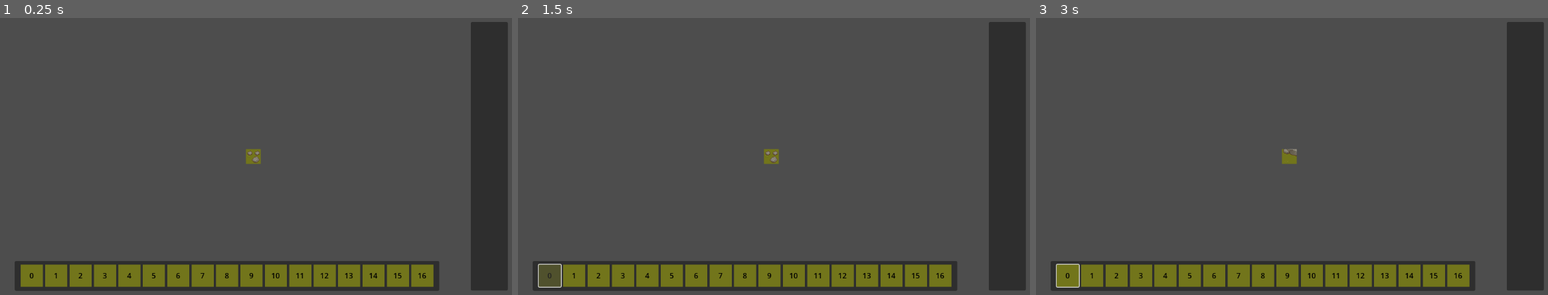
Above: before the commit, frames 1-3 (left to right).
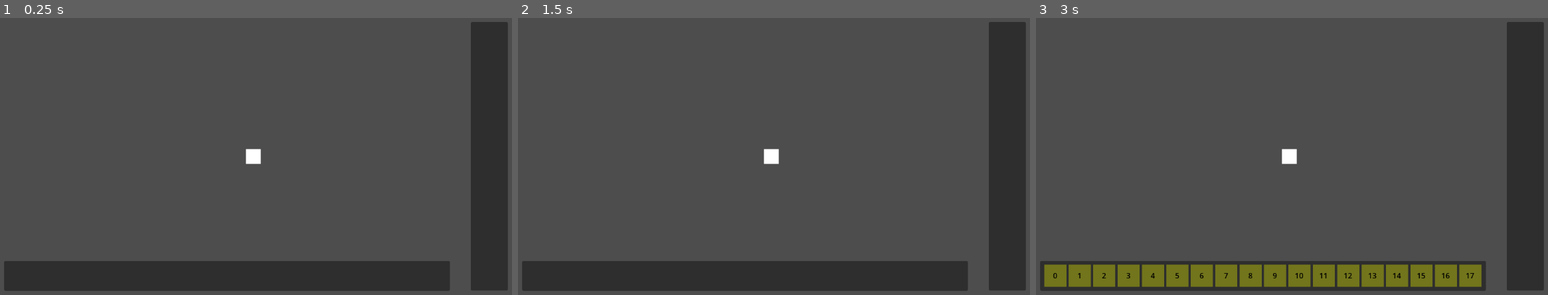
Above: after the commit, the same moments.

Repository: Sketh14/WaveFuncCollapse
Game: Godot game, scene res://Scenes/Main01.tscn
Same seed, same stepped clock (60 frames per second), same inputs: the game is played once before the commit and once after it.
Inputs (mouse positions are in pixels of both pictures, inside the frame that each line leads up to):
- Up to frame 1 (0.25 s): no input
- Up to frame 2 (1.5 s): click (548, 275) at 0.52 s; click (548, 275) at 1.27 s
- Up to frame 3 (3 s): click (1066, 275) at 2.02 s; tap Enter at 2.75 s; move the mouse to (1286, 156) at 2.77 s; press the mouse at (1286, 156) at 2.78 s

The runs differ from the first frame. In frame 1, 6.6% of the frame differs, in the area x 0-88%, y 47-99%; in frame 2, 6.7%; in frame 3, 2.3%.

Commit message:
SuperTile Logic Change | Action added | TilePanelComtroller changes
- SuperTileController
	(-) Fetchin TilepanelController at the start, to trigger set_tiles later
- Added action Left Mouse button click detection and handling according to that
- TilepanelController
	(-) Getting gridDimension and caching it
	(-) Passing tile Co-Ords along with tileIndex to SetTile of WaveFunctionCollapse
	(-) Made function to set UI tiles in the tilePanelHolder
	(-) Also made function to turn all tiles UI to false

Diff:
--- a/Prefab/Tile/Empty_TilePrefab.tscn
+++ b/Prefab/Tile/Empty_TilePrefab.tscn
@@ -5,7 +5,7 @@
 [ext_resource type="Script" path="res://Scripts/TileControls/TileSocket.gd" id="3_lxan5"]
 [ext_resource type="Shape2D" uid="uid://cfglgyum6mooq" path="res://CollisionShapes/TileColShape2D.tres" id="4_ho5gy"]
 
-[node name="TilePrefab" type="Node2D" node_paths=PackedStringArray("socketContainer")]
+[node name="Empty_TilePrefab" type="Node2D" node_paths=PackedStringArray("socketContainer")]
 script = ExtResource("1_iax72")
 socketContainer = NodePath("Socket")
 
--- a/Scenes/Main01.tscn
+++ b/Scenes/Main01.tscn
@@ -33,7 +33,7 @@
 
 [node name="TilePrefabsContainer" type="Node" parent="."]
 
-[node name="TilePrefab" parent="TilePrefabsContainer" instance=ExtResource("1_ng7v5")]
+[node name="Empty_TilePrefab" parent="TilePrefabsContainer" instance=ExtResource("1_ng7v5")]
 visible = false
 
 [node name="Big_Rock" type="Node" parent="TilePrefabsContainer"]
@@ -101,7 +101,7 @@
 
 [node name="WaveFunctionCollapse" type="Node" parent="." node_paths=PackedStringArray("tilePrefabsList", "tileHolder")]
 script = ExtResource("1_427g2")
-tilePrefabsList = [NodePath("../TilePrefabsContainer/Big_Roc …(950 unchanged characters)… b2"), NodePath("../TilePrefabsContainer/TilePrefab")]
+tilePrefabsList = [NodePath("../TilePrefabsContainer/Big_Roc …(950 unchanged characters)… b2"), NodePath("../TilePrefabsContainer/Empty_TilePrefab")]
 gridDimension = Vector2i(4, 4)
 tileHolder = NodePath("../TileHolder")
 
@@ -109,9 +109,9 @@
 
 [node name="PlaceHolderTile_Panel" type="Panel" parent="MainCanvasLayer"]
 anchors_preset = -1
-anchor_left = 0.05
+anchor_left = 0.03
 anchor_top = 0.85
-anchor_right = 0.85
+anchor_right = 0.87
 anchor_bottom = 0.95
 offset_bottom = -6.10352e-05
 script = ExtResource("21_w75fi")
@@ -128,74 +128,96 @@
 grow_horizontal = 2
 grow_vertical = 2
 theme_override_constants/h_separation = 5
-columns = 17
+columns = 18
 
 [node name="PlaceHolderTile_0" parent="MainCanvasLayer/PlaceHolderTile_Panel/GridContainer" instance=ExtResource("19_qebm0")]
+visible = false
 layout_mode = 2
 
 [node name="PlaceHolderTile_1" parent="MainCanvasLayer/PlaceHolderTile_Panel/GridContainer" instance=ExtResource("19_qebm0")]
+visible = false
 layout_mode = 2
 tileIndex = 1
 
 [node name="PlaceHolderTile_2" parent="MainCanvasLayer/PlaceHolderTile_Panel/GridContainer" instance=ExtResource("19_qebm0")]
+visible = false
 layout_mode = 2
 tileIndex = 2
 
 [node name="PlaceHolderTile_3" parent="MainCanvasLayer/PlaceHolderTile_Panel/GridContainer" instance=ExtResource("19_qebm0")]
+visible = false
 layout_mode = 2
 tileIndex = 3
 
 [node name="PlaceHolderTile_4" parent="MainCanvasLayer/PlaceHolderTile_Panel/GridContainer" instance=ExtResource("19_qebm0")]
+visible = false
 layout_mode = 2
 tileIndex = 4
 
 [node name="PlaceHolderTile_5" parent="MainCanvasLayer/PlaceHolderTile_Panel/GridContainer" instance=ExtResource("19_qebm0")]
+visible = false
 layout_mode = 2
 tileIndex = 5
 
 [node name="PlaceHolderTile_6" parent="MainCanvasLayer/PlaceHolderTile_Panel/GridContainer" instance=ExtResource("19_qebm0")]
+visible = false
 layout_mode = 2
 tileIndex = 6
 
 [node name="PlaceHolderTile_7" parent="MainCanvasLayer/PlaceHolderTile_Panel/GridContainer" instance=ExtResource("19_qebm0")]
+visible = false
 layout_mode = 2
 tileIndex = 7
 
 [node name="PlaceHolderTile_8" parent="MainCanvasLayer/PlaceHolderTile_Panel/GridContainer" instance=ExtResource("19_qebm0")]
+visible = false
 layout_mode = 2
 tileIndex = 8
 
 [node name="PlaceHolderTile_9" parent="MainCanvasLayer/PlaceHolderTile_Panel/GridContainer" instance=ExtResource("19_qebm0")]
+visible = false
 layout_mode = 2
 tileIndex = 9
 
 [node name="PlaceHolderTile_10" parent="MainCanvasLayer/PlaceHolderTile_Panel/GridContainer" instance=ExtResource("19_qebm0")]
+visible = false
 layout_mode = 2
 tileIndex = 10
 
 [node name="PlaceHolderTile_11" parent="MainCanvasLayer/PlaceHolderTile_Panel/GridContainer" instance=ExtResource("19_qebm0")]
+visible = false
 layout_mode = 2
 tileIndex = 11
 
 [node name="PlaceHolderTile_12" parent="MainCanvasLayer/PlaceHolderTile_Panel/GridContainer" instance=ExtResource("19_qebm0")]
+visible = false
 layout_mode = 2
 tileIndex = 12
 
 [node name="PlaceHolderTile_13" parent="MainCanvasLayer/PlaceHolderTile_Panel/GridContainer" instance=ExtResource("19_qebm0")]
+visible = false
 layout_mode = 2
 tileIndex = 13
 
 [node name="PlaceHolderTile_14" parent="MainCanvasLayer/PlaceHolderTile_Panel/GridContainer" instance=ExtResource("19_qebm0")]
+visible = false
 layout_mode = 2
 tileIndex = 14
 
 [node name="PlaceHolderTile_15" parent="MainCanvasLayer/PlaceHolderTile_Panel/GridContainer" instance=ExtResource("19_qebm0")]
+visible = false
 layout_mode = 2
 tileIndex = 15
 
 [node name="PlaceHolderTile_16" parent="MainCanvasLayer/PlaceHolderTile_Panel/GridContainer" instance=ExtResource("19_qebm0")]
+visible = false
 layout_mode = 2
 tileIndex = 16
+
+[node name="PlaceHolderTile_" parent="MainCanvasLayer/PlaceHolderTile_Panel/GridContainer" instance=ExtResource("19_qebm0")]
+visible = false
+layout_mode = 2
+tileIndex = 17
 
 [node name="Side_Panel" type="Panel" parent="MainCanvasLayer"]
 anchors_preset = -1
--- a/Scripts/Controllers/SuperTileController.gd
+++ b/Scripts/Controllers/SuperTileController.gd
@@ -1,11 +1,18 @@
 extends Node2D
 
-var superTileIndex : int
+@export var superTileIndex : int
+
+var tilePanelController = null
+var tilePanelControllerPath = "Main01/MainCanvasLayer/PlaceHolderTile_Panel"
 
 # Called when the node enters the scene tree for the first time.
 func _ready():
-	pass # Replace with function body.
+	tilePanelController = get_tree().get_root().get_node(tilePanelControllerPath)
+	if (tilePanelController == null):
+		print("Tile Panel Controller Not Found")
 
 func _on_area_2d_input_event(_viewport:Node, event:InputEvent, _shape_idx:int):
-	if (event is InputEventMouseButton):
-		print("Mouse button detected")
+	if (event is InputEventMouseButton && event.is_action_pressed("Clicked")):
+		tilePanelController.selectedSuperTileIndex = superTileIndex
+		tilePanelController.set_tiles_in_panel_from_list()
+		print("Set Super Tile index : ", superTileIndex)
--- a/Scripts/TileControls/TileSocket.gd
+++ b/Scripts/TileControls/TileSocket.gd
@@ -46,7 +46,7 @@
 #     @export var negY : Array[int]
 
 func _on_area_2d_input_event(_viewport:Node, event:InputEvent, _shape_idx:int):
-	if (!_selected && (event is InputEventMouseButton)):
+	if (!_selected && (event is InputEventMouseButton) && event.is_action_pressed("Clicked")):
 		_selected = true
 		if (_wave_function_handler != null):
 			_wave_function_handler.SetTile(coOrdX, coOrdY, index)
--- a/Scripts/UI/PlaceHolderTileController.gd
+++ b/Scripts/UI/PlaceHolderTileController.gd
@@ -10,6 +10,8 @@
 func _ready():
 	tileLabel.text = str(tileIndex)
 	tilePanelController = get_tree().get_root().get_node(tilePanelControllerPath)
+	if (tilePanelController == null):
+		print("Tile Panel Controller Not Found")
 
 func _on_button_pressed():
 	print("Button Pressed : ", tileIndex)
--- a/Scripts/UI/TilePanelController.gd
+++ b/Scripts/UI/TilePanelController.gd
@@ -3,12 +3,44 @@
 var selectedSuperTileIndex : int
 var placeholderTileInde : int
 
+var tiles_grid_container
+
+var debugPrint = ""
+
+#Script References
+var gridDimensionCache : Vector2i
+var _wave_function_handler = null
+var _wave_function_handler_path = "Main01/WaveFunctionCollapse"
+
 # Called when the node enters the scene tree for the first time.
 func _ready():
-	pass # Replace with function body.
+	tiles_grid_container = get_child(0)
+	_wave_function_handler = get_tree().get_root().get_node(_wave_function_handler_path)
+	gridDimensionCache = _wave_function_handler.gridDimension
 
-func set_supertile_with_index(tileIndex : int):
-	print("Set SuperTile called with index :  ", tileIndex)
+#This is called from PlaceHolderTileController
+func set_supertile_with_index(tile_index : int):
+	if (selectedSuperTileIndex == -1):
+		return
+
+	var tempPosY = selectedSuperTileIndex / gridDimensionCache.y;
+	var tempPosX = selectedSuperTileIndex % gridDimensionCache.y;
+	debugPrint = "Set SuperTile[" + str(tempPosX) + "][" + str(tempPosY) + "] called with index :  " + str(tile_index)
+	print("Set SuperTile called with index :  ", tile_index)
+	_wave_function_handler.SetTile(tempPosX, tempPosY, tile_index)
 
 	#Reset once the selected superTile has been set
 	selectedSuperTileIndex = -1
+
+#This is called from SuperTileController for now
+func set_tiles_in_panel_from_list():		#tile_index : int
+	var tilesInList = _wave_function_handler.tileMap[selectedSuperTileIndex].tilesAvailable
+	for tileVal in tilesInList:
+		if (tileVal == -1):
+			continue
+		tiles_grid_container.get_child(tileVal).visible = true
+
+func turn_all_tiles_off():
+	var tiles_in_tile_panel = tiles_grid_container.get_child_count()
+	for i in tiles_in_tile_panel:
+		tiles_grid_container.get_child(i).visible = false
--- a/Scripts/WaveFunctionCollapse.gd
+++ b/Scripts/WaveFunctionCollapse.gd
@@ -44,7 +44,7 @@
 	# GenerateTileMap()
 
 	#Testing 2
-	SetTile(0, 0, 13)
+	# SetTile(0, 0, 13)
 	# PrintListOfTileWithCoOrd(0, 1)
 
 
--- a/project.godot
+++ b/project.godot
@@ -15,6 +15,14 @@
 config/features=PackedStringArray("4.1", "GL Compatibility")
 config/icon="res://Sprites/icon.svg"
 
+[input]
+
+Clicked={
+"deadzone": 0.5,
+"events": [Object(InputEventMouseButton,"resource_local_to_scene":false,"resource_name":"","device":-1,"window_id":0,"alt_pressed":false,"shift_pressed":false,"ctrl_pressed":false,"meta_pressed":false,"button_mask":0,"position":Vector2(0, 0),"global_position":Vector2(0, 0),"factor":1.0,"button_index":1,"canceled":false,"pressed":false,"double_click":false,"script":null)
+]
+}
+
 [rendering]
 
 renderer/rendering_method="gl_compatibility"
Not shown, changed: Logs.txt
